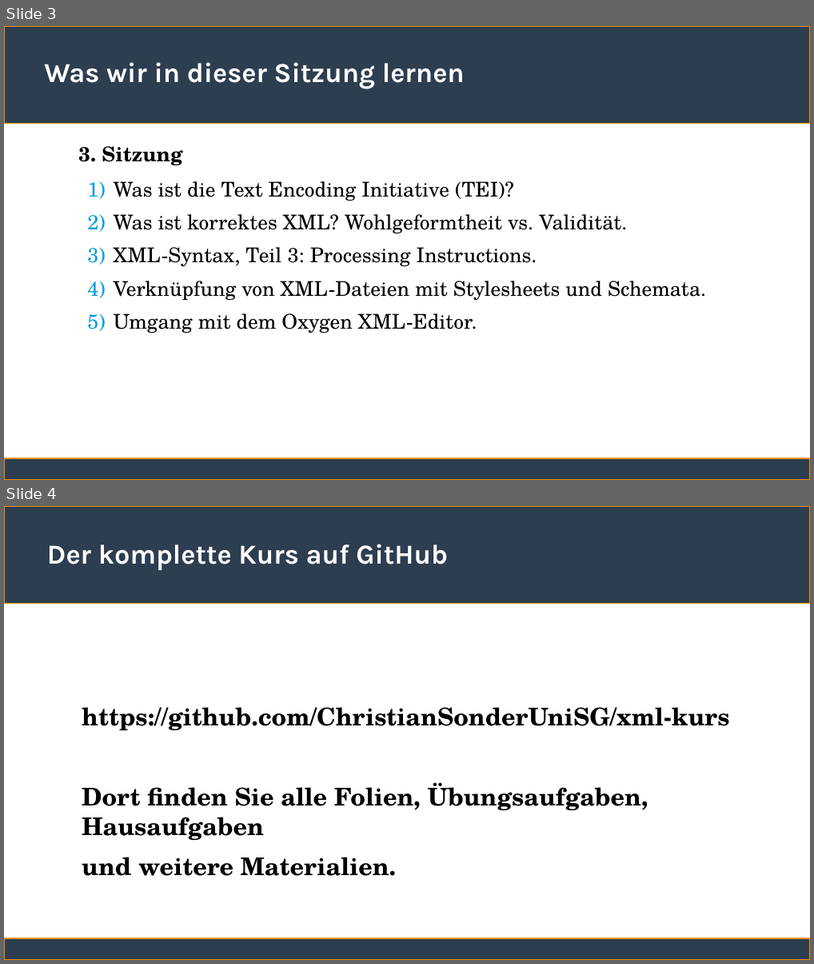
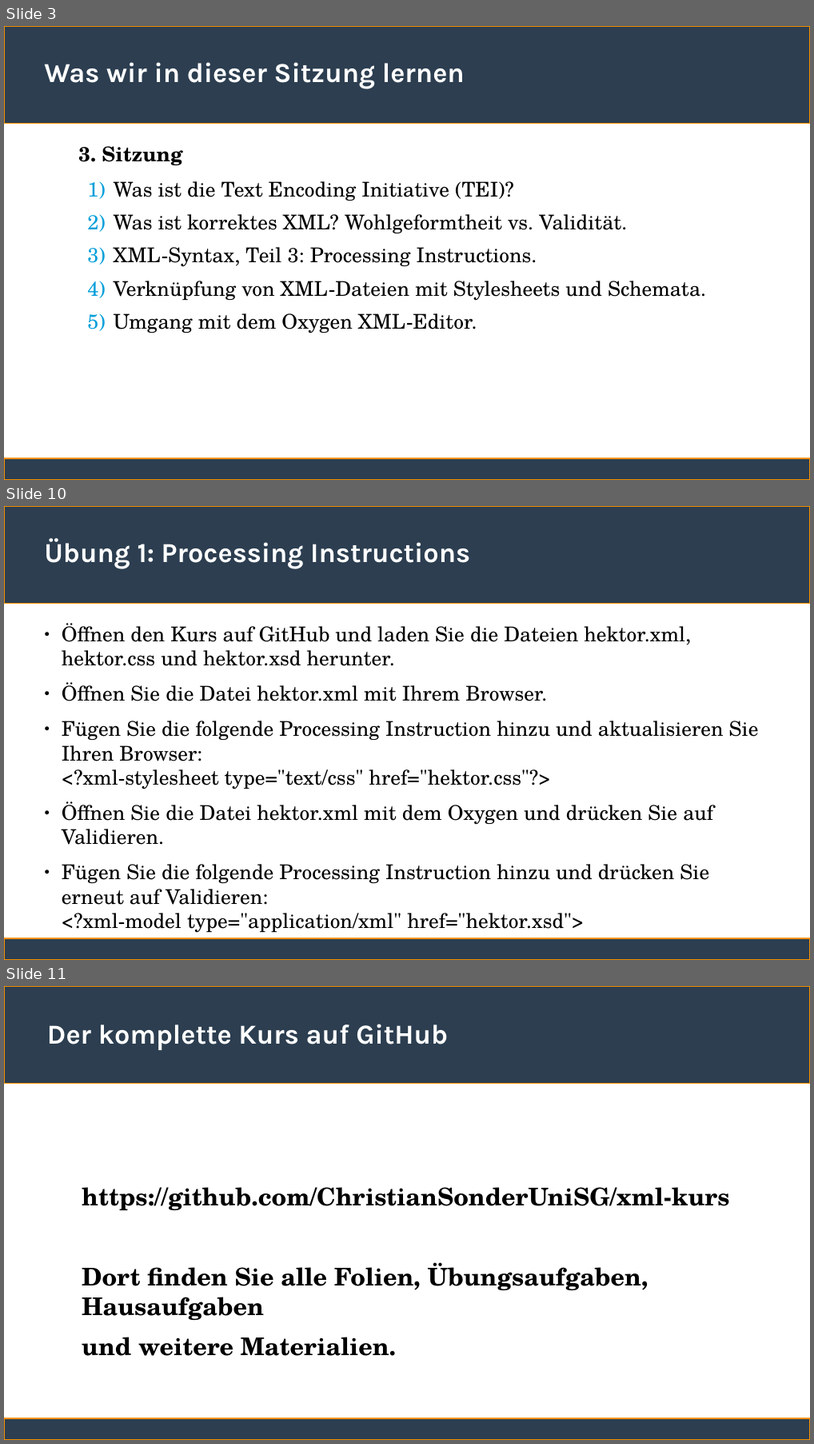
Before and after one commit to ChristianSonderUniSG/xml-kurs, a slide deck: sitzung_3/sitzung_3.odp. Shown one above the other, each under a label of ours: slides 3 and 4 before the commit, slides 3, 10 and 11 after it; the slides between them are not shown. The pictures are 814x964 and 814x1444 pixels, drawn with LibreOffice and Linux fonts; fonts in the diff are those of the drawing. Boxes give left, top, right and bottom in pixels: in the first picture for what was removed or moved away, otherwise in the second. Text is boxed around its words. In the diff, an @@ line names an element or a change of style, - is before the commit and + after.

```diff
--- a/sitzung_3/sitzung_3.odp
+++ b/sitzung_3/sitzung_3.odp
@@ slide 10 added at (4,506,810,960), background #FFFFFF; not listed: 2 template elements that a slide beside it also shows @@
@@ title added at (44,538,470,569), 27 pt, text #FFFFFF, bold @@
+Übung 1: Processing Instructions
@@ text added at (62,623,759,932), 20 pt, text #000000 @@
+● Öffnen den Kurs auf GitHub und laden Sie die Dateien hektor.xml, hektor.css und hektor.xsd herunter.
+● Öffnen Sie die Datei hektor.xml mit Ihrem Browser.
+● Fügen Sie die folgende Processing Instruction hinzu und aktualisieren Sie Ihren Browser:
+  <?xml-stylesheet type="text/css" href="hektor.css"?>
+● Öffnen Sie die Datei hektor.xml mit dem Oxygen und drücken Sie auf Validieren.
+● Fügen Sie die folgende Processing Instruction hinzu und drücken Sie erneut auf Validieren:
+  <?xml-model type="application/xml" href="hektor.xsd">
@@ what was slide 4 is now slide 11 @@
```
Also in this commit, not shown: 6 other slides added, 1 other file.
